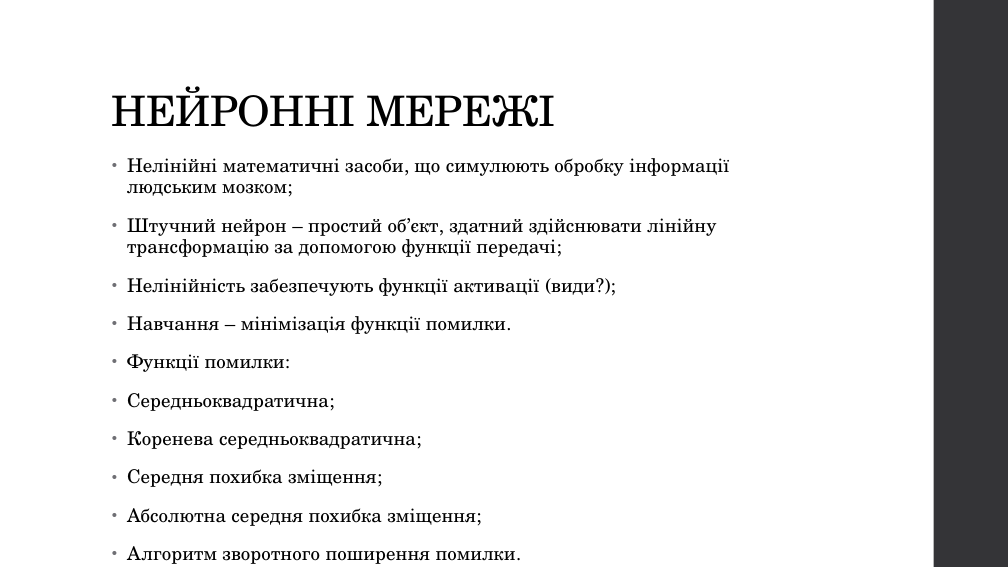
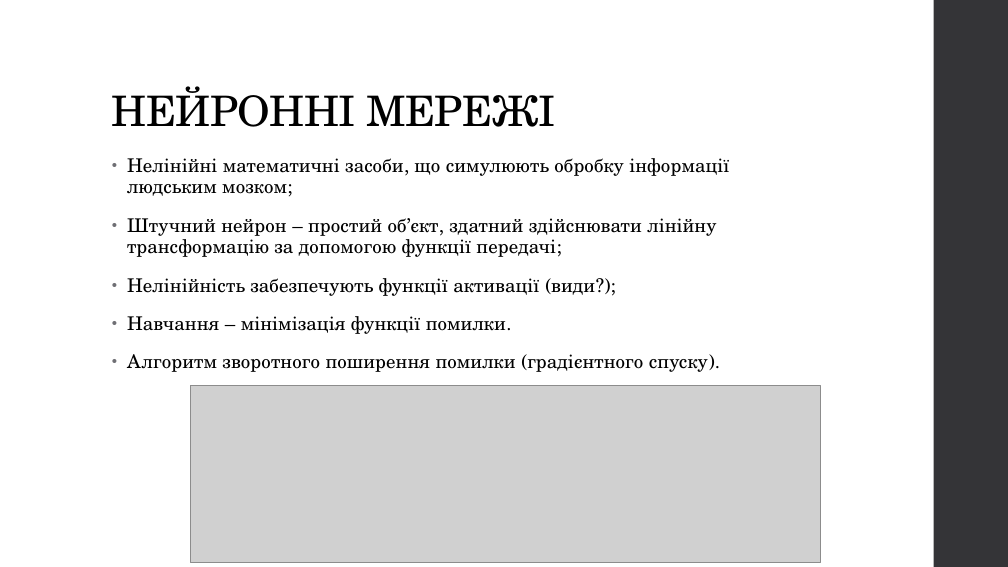
Before and after one commit to Romchyk-S/Thesis, a slide deck: slide 5 of Застосування методів машинного навчання для прогнозування елементів конструкцій.pptx. Drawn at 1008x567 pixels with LibreOffice and Linux fonts; fonts in the diff are those of the drawing; grey boxes stand for pictures. Boxes give left, top, right and bottom in pixels: in the first picture for what was removed or moved away, otherwise in the second. Text is boxed around its words. In the diff, an @@ line names an element or a change of style, - is before the commit and + after.

```diff
--- a/Застосування методів машинного навчання для прогнозування елементів конструкцій.pptx
+++ b/Застосування методів машинного навчання для прогнозування елементів конструкцій.pptx
@@ text at (127,354,708,372): text changed @@
-• Функції помилки:
-• Середньоквадратична;
-• Коренева середньоквадратична;
-• Середня похибка зміщення;
-• Абсолютна середня похибка зміщення;
-• Алгоритм зворотного поширення помилки.
+• Алгоритм зворотного поширення помилки (градієнтного спуску).
@@ picture added at (190,386,820,562) @@
```
Also in this commit, not shown: 5 other slides changed, 14 other files.
